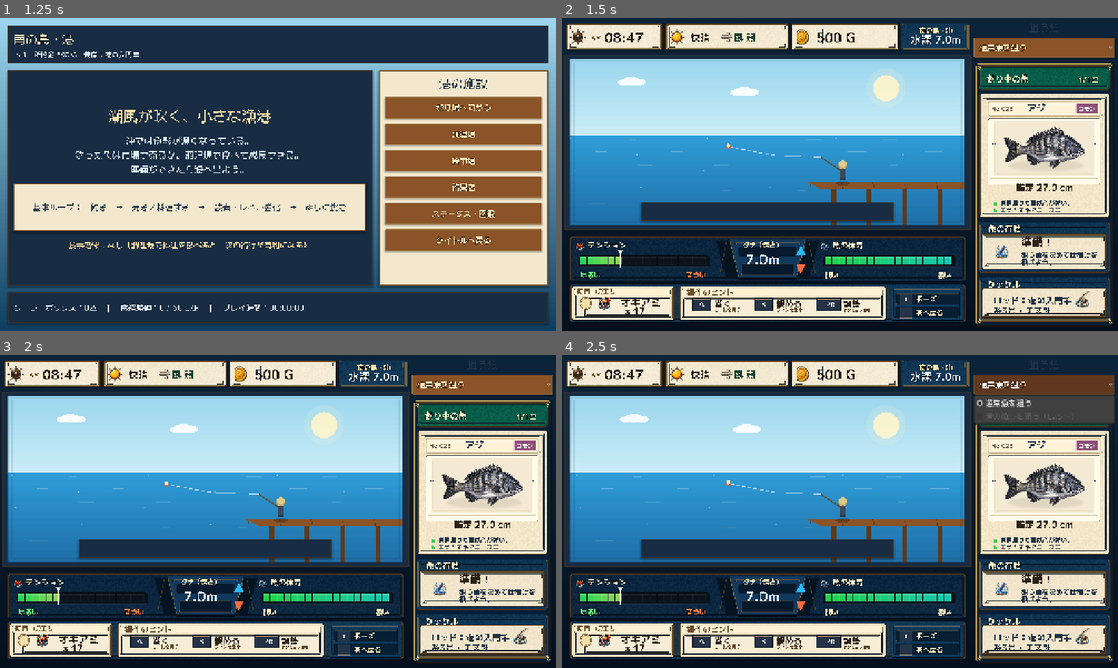
Above: before the commit, frames 1-4 (two rows, left to right).
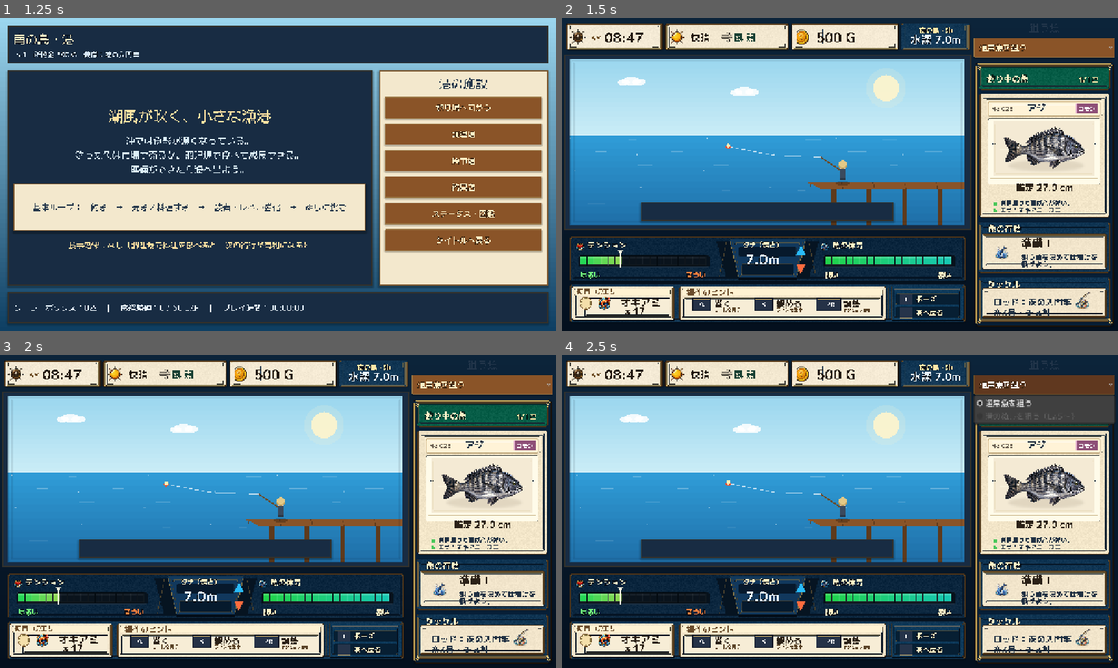
Above: after the commit, the same moments.

Repository: RYUKOU-OKUMURA/tsuri_quest_umi_mvp
Game: Godot game, scene res://scenes/main.tscn
Same seed, same stepped clock (60 frames per second), same inputs: the game is played once before the commit and once after it.
Inputs:
- Up to frame 1 (1.25 s): click "ゲームを始める" at 0.5 s
- Up to frame 2 (1.5 s): click "釣り場へ向かう" at 1.25 s
- Up to frame 3 (2 s): no input
- Up to frame 4 (2.5 s): click "通常魚を狙う" at 2 s

Frame 1 is identical in both runs. In frame 2, 0.6% of the frame differs, in the area x 76-98%, y 69-96%; in frame 3, 0.6%; in frame 4, 0.6%.

Commit message:
Soften fight sidebar lower card rules

Diff:
--- a/src/ui/components/fight_sidebar.gd
+++ b/src/ui/components/fight_sidebar.gd
@@ -158,10 +158,10 @@
 	if _sidebar_frame != null:
 		icon_size = 56.0
 		text_x = 78.0
-	_draw_action_icon(body.position + Vector2(33.0, body.size.y * 0.55), icon_size)
-	_draw_text(font, "%s！" % action, body.position + Vector2(text_x, 31.0), 25 if _sidebar_frame != null else 20, Color("#2b2117"), 0)
-	if _sidebar_frame != null:
-		_draw_action_message(font, message, body.position + Vector2(text_x, 42.0), body.size.x - text_x - 6.0)
+	_draw_action_icon(body.position + Vector2(33.0, body.size.y * 0.57), icon_size)
+	_draw_text(font, "%s！" % action, body.position + Vector2(text_x, 34.0), 25 if _sidebar_frame != null else 20, Color("#2b2117"), 0)
+	if _sidebar_frame != null:
+		_draw_action_message(font, message, body.position + Vector2(text_x, 47.0), body.size.x - text_x - 6.0)
 	else:
 		_draw_wrapped(font, message, body.position + Vector2(72.0, 36.0), body.size.x - 82.0, 11, Palette.TEXT_DARK, 2)
 
@@ -179,7 +179,7 @@
 	var icon_reserved_width := 12.0
 	if has_tackle_icon:
 		icon_reserved_width = 66.0
-	var text_offset := Vector2(14.0, 18.0) if _sidebar_frame != null else Vector2(12.0, 14.0)
+	var text_offset := Vector2(14.0, 22.0) if _sidebar_frame != null else Vector2(12.0, 14.0)
 	var text_width := body.size.x - icon_reserved_width - text_offset.x
 	var lines: Array[String] = [
 		"ロッド：%s" % rod_name,
@@ -190,7 +190,7 @@
 	for i in range(lines.size()):
 		_draw_wrapped(font, lines[i], body.position + text_offset + Vector2(0.0, float(i) * tackle_line_gap), text_width, tackle_font_size, Palette.TEXT_DARK, 1, tackle_font_size + 3.0)
 	if _tackle_card_icon != null or _icons != null:
-		var icon_rect := Rect2(body.end - Vector2(76.0, 72.0), Vector2(68.0, 60.0)) if _sidebar_frame != null else Rect2(body.end - Vector2(50.0, 50.0), Vector2(40.0, 40.0))
+		var icon_rect := Rect2(body.end - Vector2(76.0, 69.0), Vector2(68.0, 60.0)) if _sidebar_frame != null else Rect2(body.end - Vector2(50.0, 50.0), Vector2(40.0, 40.0))
 		_draw_tackle_icon(icon_rect)
 	else:
 		_draw_simple_rod(body.position + Vector2(body.size.x - 62.0, body.size.y - 24.0))
Binary file changed: assets/showcase/underwater/sidebar_frame.png
Not shown, changed: design-qa.md
Not shown, changed: docs/11_underwater_fight_showcase.md
Not shown, changed: tools/generate_underwater_ui_frame_assets.py
